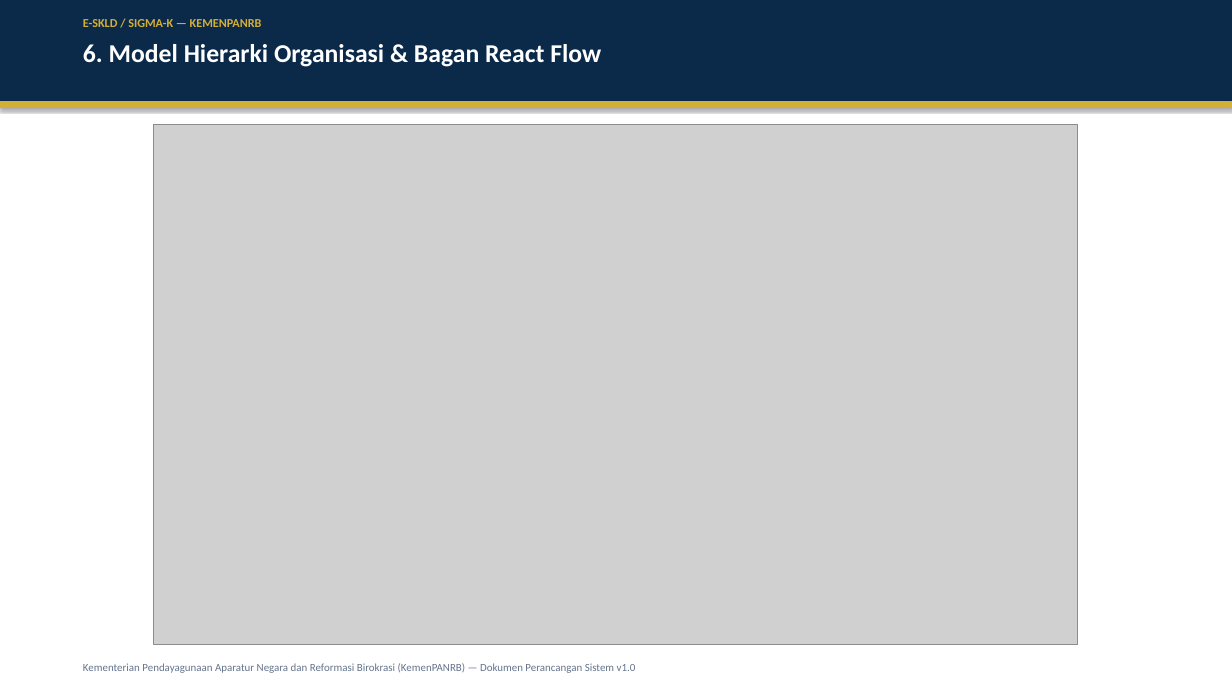
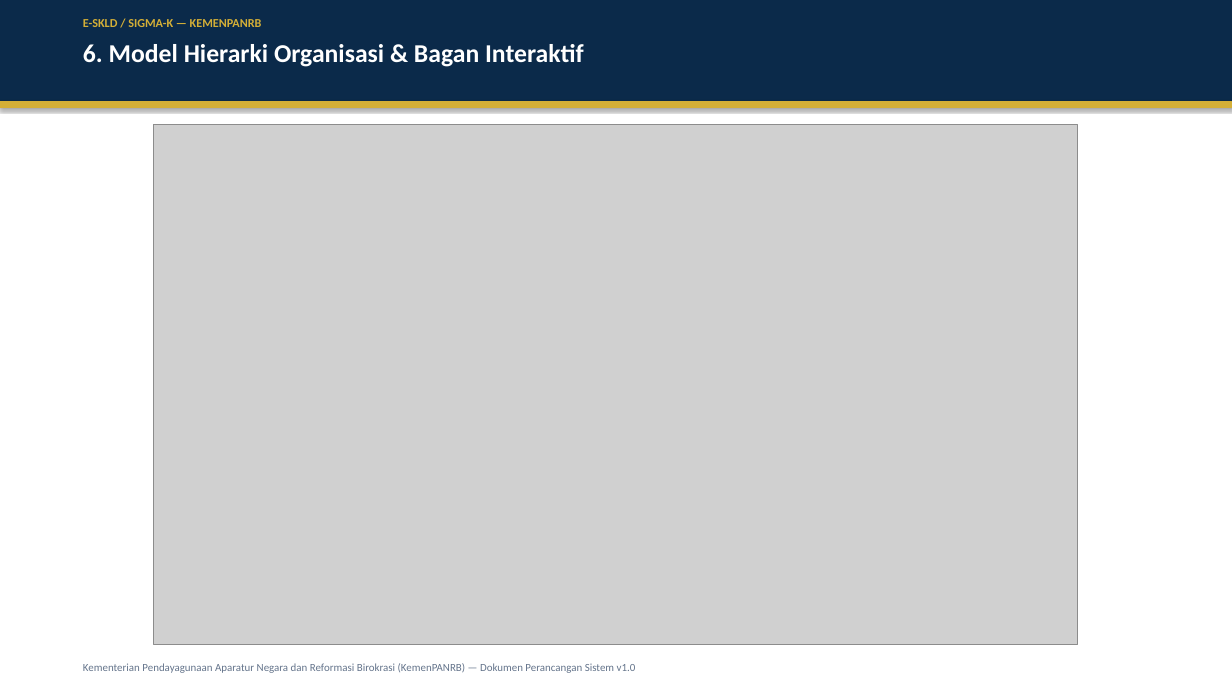
Before and after one commit to B3rlinSugi/Sigma-K, a slide deck: slide 7 of docs/PRESENTASI_PERANCANGAN_SIGMA-K_v1.0.pptx. Drawn at 1232x693 pixels with LibreOffice and Linux fonts; fonts in the diff are those of the drawing; grey boxes stand for pictures. Boxes give left, top, right and bottom in pixels: in the first picture for what was removed or moved away, otherwise in the second. Text is boxed around its words. In the diff, an @@ line names an element or a change of style, - is before the commit and + after.

```diff
--- a/docs/PRESENTASI_PERANCANGAN_SIGMA-K_v1.0.pptx
+++ b/docs/PRESENTASI_PERANCANGAN_SIGMA-K_v1.0.pptx
@@ text at [83,44,584,67]: text changed @@
-6. Model Hierarki Organisasi & Bagan React Flow
+6. Model Hierarki Organisasi & Bagan Interaktif
```
Also in this commit, not shown: 13 other slides changed, 24 other files.
